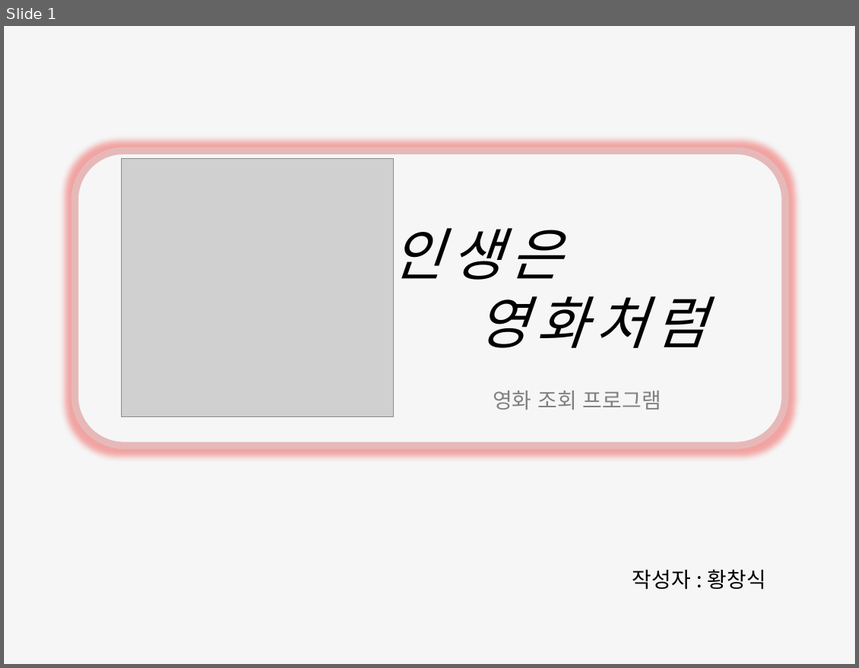
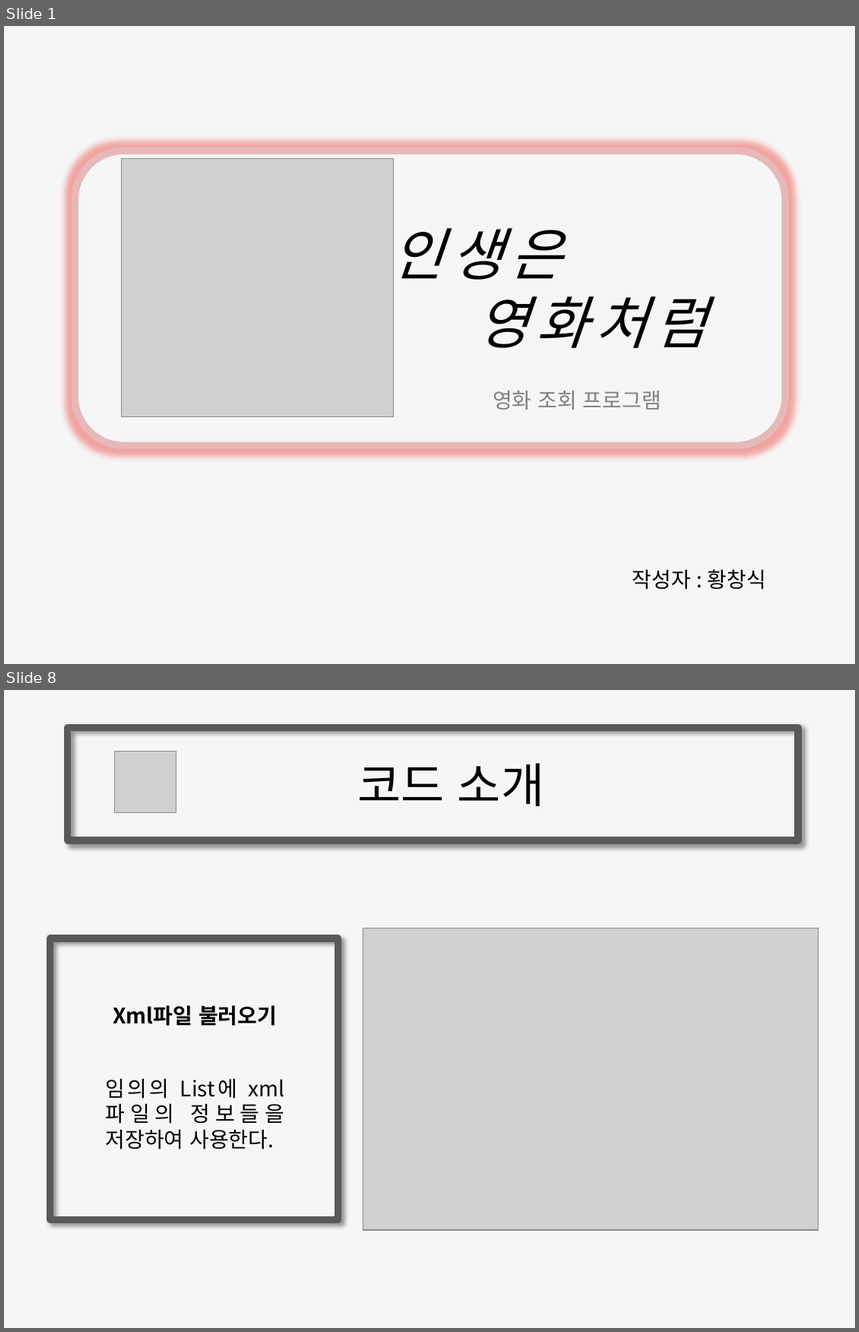
Before and after one commit to Yorgos7784/SW_Lesson, a slide deck: Portfolio/ppt/movieProgram.pptx. Shown one above the other, each under a label of ours: slide 1 before the commit, slides 1 and 8 after it; the slides between them are not shown. The pictures are 859x668 and 859x1332 pixels, drawn with LibreOffice and Linux fonts; fonts in the diff are those of the drawing; grey boxes stand for pictures. Boxes give left, top, right and bottom in pixels: in the first picture for what was removed or moved away, otherwise in the second. Text is boxed around its words. In the diff, an @@ line names an element or a change of style, - is before the commit and + after.

```diff
--- a/Portfolio/ppt/movieProgram.pptx
+++ b/Portfolio/ppt/movieProgram.pptx
@@ slide 8 added at (4,690,855,1328), background #F6F6F6 @@
@@ rectangle added at (68,727,798,840), outline #595959 6 pt @@
@@ picture added at (115,752,176,812) @@
@@ text added at (357,763,544,806), 40 pt, text #000000 @@
+코드 소개
@@ rectangle added at (50,939,338,1220), outline #595959 6 pt @@
@@ picture added at (363,929,819,1230) @@
@@ text added at (113,1005,277,1026), 18 pt, text #000000, bold @@
+Xml파일 불러오기
@@ text added at (106,1079,284,1150), 18 pt, text #000000 @@
+임의의 List에 xml파일의 정보들을 저장하여 사용한다.
```
Also in this commit, not shown: 6 slides changed, 7 other slides added, 20 other files.
